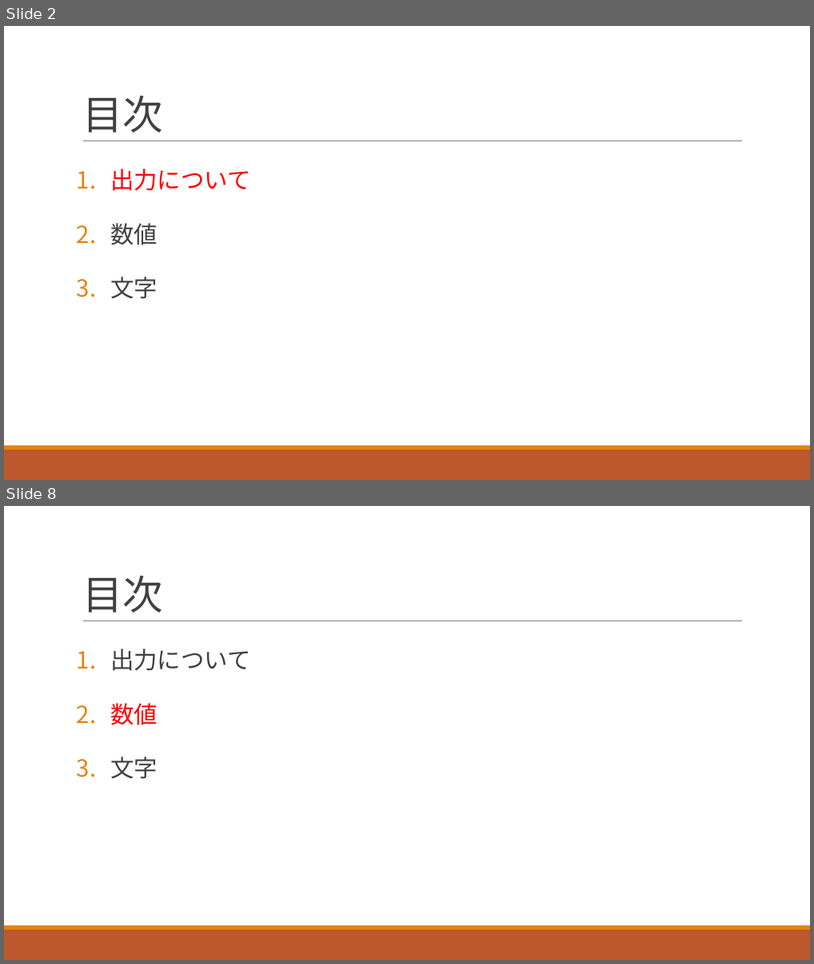
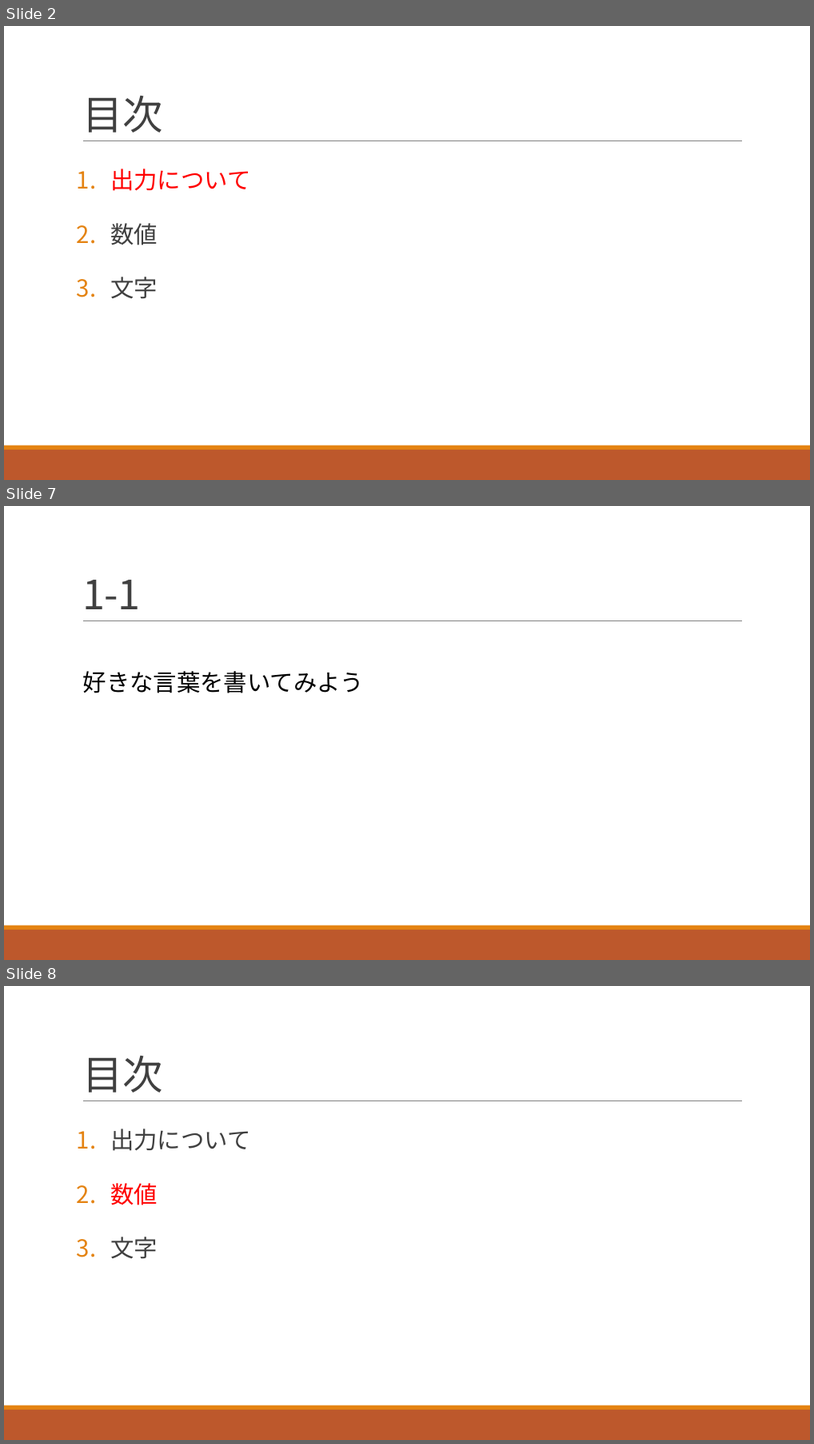
Before and after one commit to navy1634/Teach, a slide deck: 20230530/unit1.pptx. Shown one above the other, each under a label of ours: slides 2 and 8 before the commit, slides 2, 7 and 8 after it; the slides between them are not shown. The pictures are 814x964 and 814x1444 pixels, drawn with LibreOffice and Linux fonts; fonts in the diff are those of the drawing. Boxes give left, top, right and bottom in pixels: in the first picture for what was removed or moved away, otherwise in the second. Text is boxed around its words. In the diff, an @@ line names an element or a change of style, - is before the commit and + after.

```diff
--- a/20230530/unit1.pptx
+++ b/20230530/unit1.pptx
@@ slide 7 added at (x1=4, y1=506, x2=810, y2=960), background #FFFFFF; not listed: 3 template elements that a slide beside it also shows @@
@@ title added at (x1=82, y1=580, x2=140, y2=609), 48 pt, text #404040 @@
+1-1
@@ text added at (x1=83, y1=671, x2=364, y2=693), 28 pt, text #000000 @@
+  好きな言葉を書いてみよう
```
Also in this commit, not shown: 9 slides changed, 1 slide removed, 1 other file.
